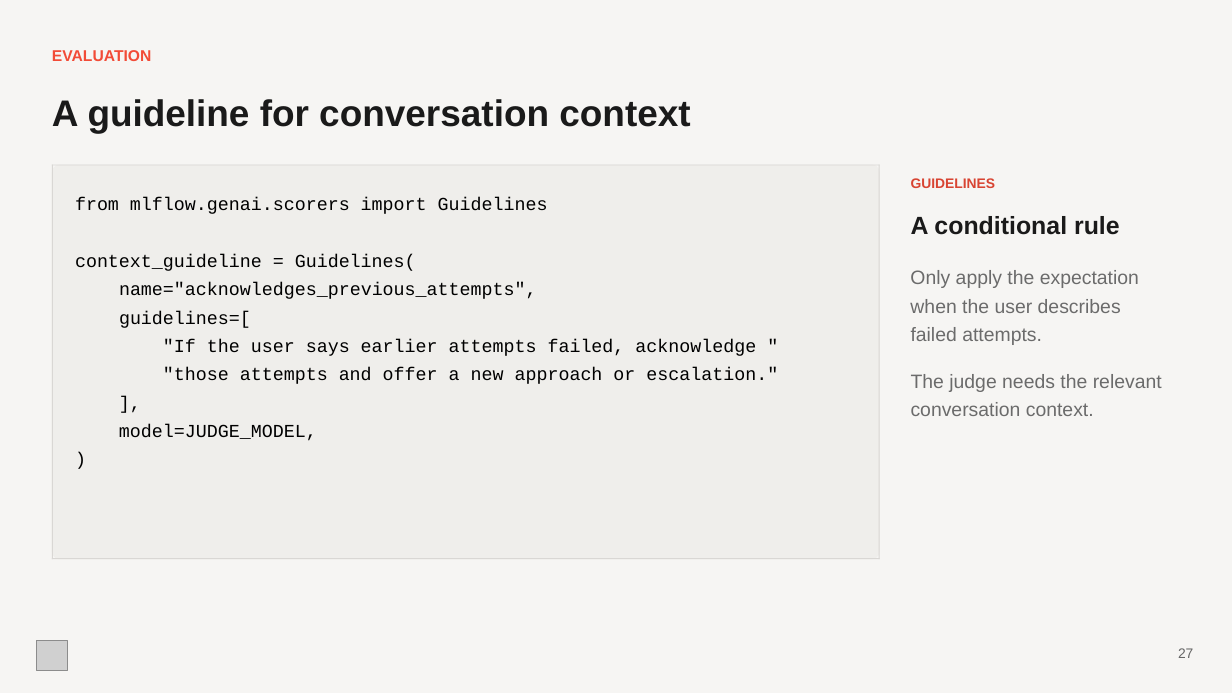
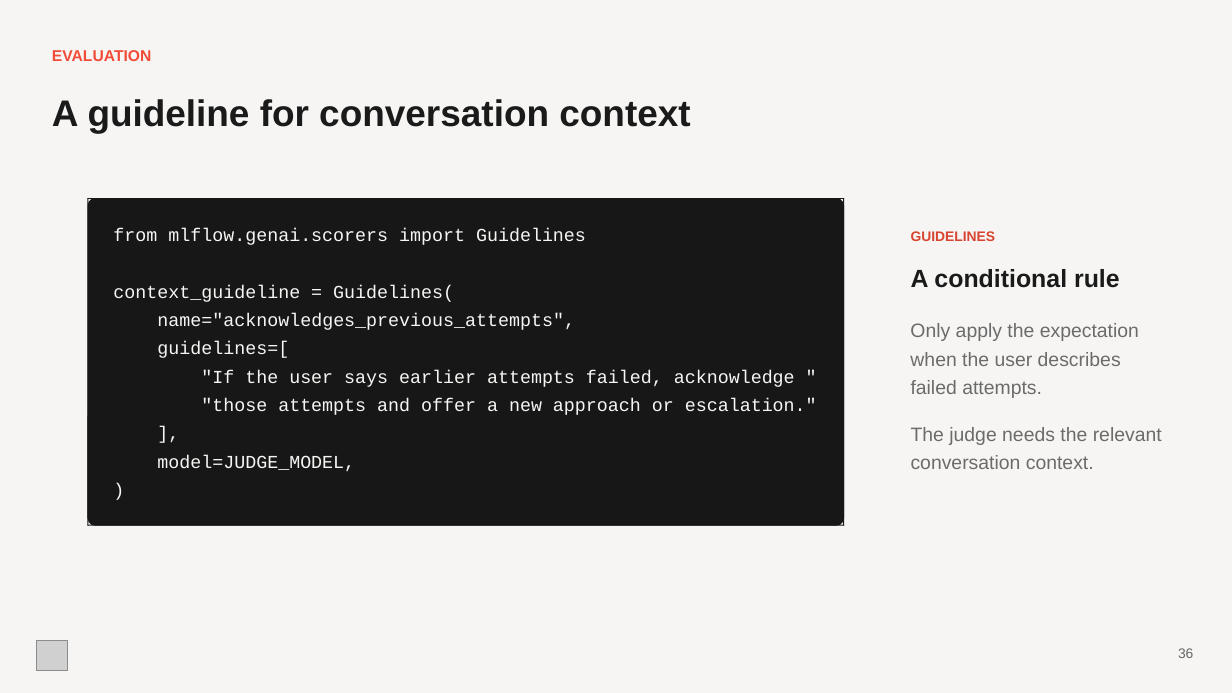
Before and after one commit to evangoh122/course-code-hub, a slide deck: slide 36 of presentations/lecture4.pptx (slide 27 before the commit). Drawn at 1232x693 pixels with LibreOffice and Linux fonts; fonts in the diff are those of the drawing; grey boxes stand for pictures. Boxes give left, top, right and bottom in pixels: in the first picture for what was removed or moved away, otherwise in the second. Text is boxed around its words. In the diff, an @@ line names an element or a change of style, - is before the commit and + after.

```diff
--- a/presentations/lecture4.pptx
+++ b/presentations/lecture4.pptx
@@ rounded rectangle: place and size @@
-rounded rectangle at [52,165,880,559]
+rounded rectangle at [88,198,845,526]
@@ rounded rectangle at [88,198,845,526]: fill #EFEEEB to #171717; proportions changed @@
@@ rectangle: place and size @@
-rectangle at [52,165,53,559]
+rectangle at [88,198,89,526]
@@ rectangle: place and size @@
-rectangle at [52,165,880,165]
+rectangle at [88,198,845,199]
@@ rectangle: place and size @@
-rectangle at [879,165,880,559]
+rectangle at [844,198,845,526]
@@ 3 texts: place and size @@
-3 texts at [910,270,1139,416]
+3 texts at [910,323,1139,469]
@@ 4 texts: place and size @@
-4 texts at [911,178,1162,392]
+4 texts at [911,231,1162,445]
@@ 9 texts: place and size @@
-9 texts at [75,198,778,473]
+9 texts at [113,228,817,504]
@@ text colour #000000 to #F6F5F3 in 9 elements at [113,228,586,245], [113,285,454,302], [157,313,575,330], [157,341,289,358], [201,370,795,387], [201,398,817,415], [157,455,355,471], [114,421,191,447], [114,478,136,504] @@
@@ fill #D9D7D4 to #171717 in 4 elements at [844,198,845,526], [88,198,89,526], [88,198,845,199], [88,525,845,526] @@
@@ rectangle: place and size @@
-rectangle at [52,558,880,559]
+rectangle at [88,525,845,526]
@@ text at [1178,648,1193,658]: text changed @@
-27
+36
```
Also in this commit, not shown: 23 other slides changed, 13 slides added, 10 slides removed, 7 other files.
